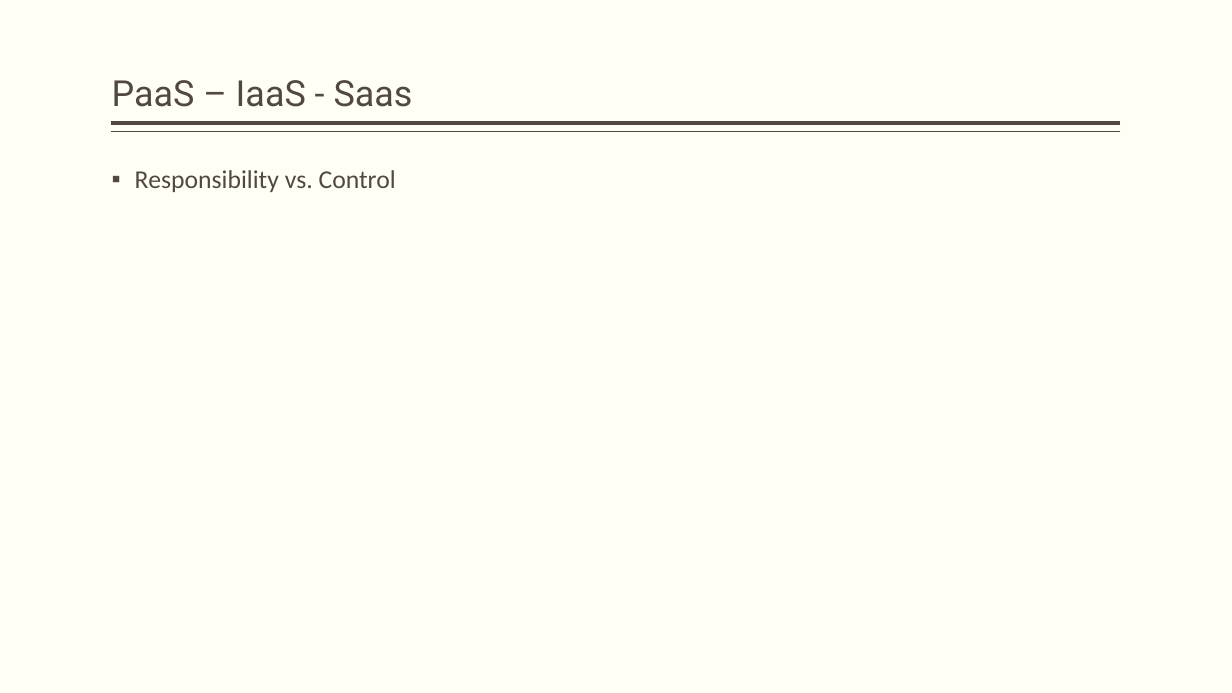
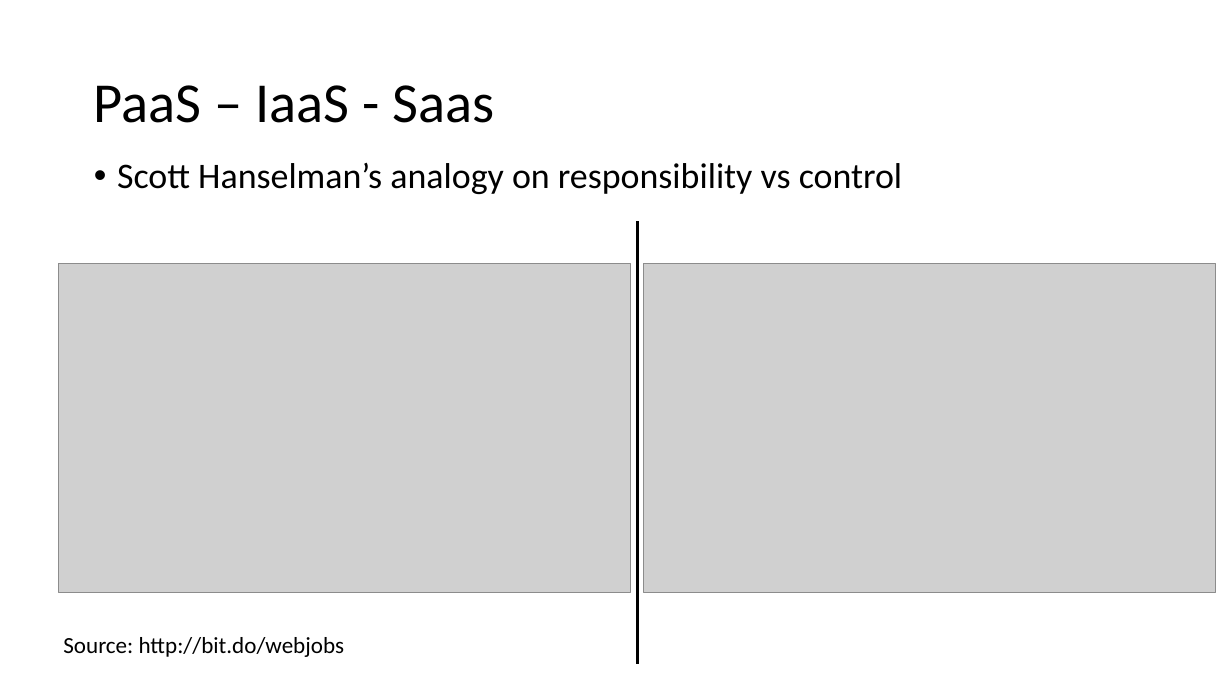
Before and after one commit to prasadhonrao/Training, a slide deck: slide 17 of Presentations/Microsoft Azure.pptx (slide 3 before the commit). Drawn at 1232x693 pixels with LibreOffice and Linux fonts; fonts in the diff are those of the drawing; grey boxes stand for pictures. Boxes give left, top, right and bottom in pixels: in the first picture for what was removed or moved away, otherwise in the second. Text is boxed around its words. In the diff, an @@ line names an element or a change of style, - is before the commit and + after.

```diff
--- a/Presentations/Microsoft Azure.pptx
+++ b/Presentations/Microsoft Azure.pptx
@@ background #FFFFF3 to #FFFFFF @@
@@ title "PaaS – IaaS - Saas": place and size @@
-title "PaaS – IaaS - Saas" at bbox=[112, 80, 413, 107]
+title "PaaS – IaaS - Saas" at bbox=[94, 85, 495, 123]
@@ title "PaaS – IaaS - Saas" at bbox=[94, 85, 495, 123]: size 28 to 44 pt, font Roboto to Calibri, text colour #514843 to #000000; vertical alignment bottom to middle @@
@@ line removed from (1121, 123) to (112, 123) @@
@@ line removed from (1121, 132) to (112, 132) @@
@@ text at bbox=[117, 162, 902, 194]: text changed; size 20 to 28 pt; text colour #514843 to #000000 @@
-▪ Responsibility vs. Control
+• Scott Hanselman’s analogy on responsibility vs control
@@ line added from (638, 222) to (638, 665), #000000 2.25 pt @@
@@ picture added at bbox=[59, 263, 631, 592] @@
@@ picture added at bbox=[644, 263, 1216, 592] @@
@@ text added at bbox=[63, 637, 345, 657], 18 pt, text #000000 @@
+Source: http://bit.do/webjobs
```
Also in this commit, not shown: 22 other slides changed, 33 slides added, 2 slides removed.
